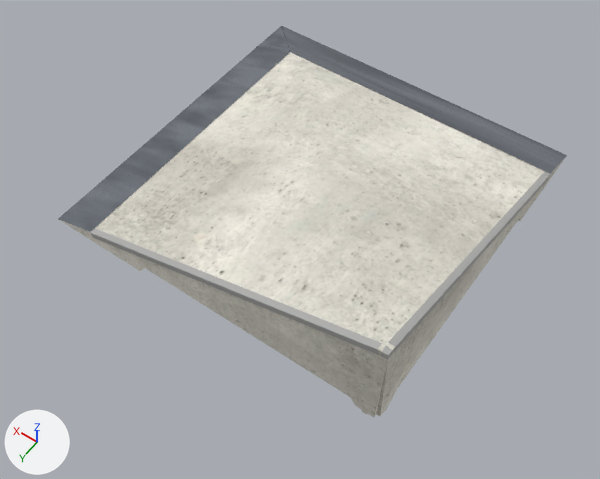
What one commit did to the glTF model public/katalog/modelle/hip-60l.gltf.
Rendered twice from a 50 mm camera at (-1.68, 2.54, 3.42) aimed at (-0.14, 0.39, 0.03). The axes (+X, +Y, +Z) are drawn at lower left. The lights are the same throughout. The picture after the commit comes second. Vertices at exactly the same position are counted once.

The first picture shows 'SK0636_HIP-60L.001'.
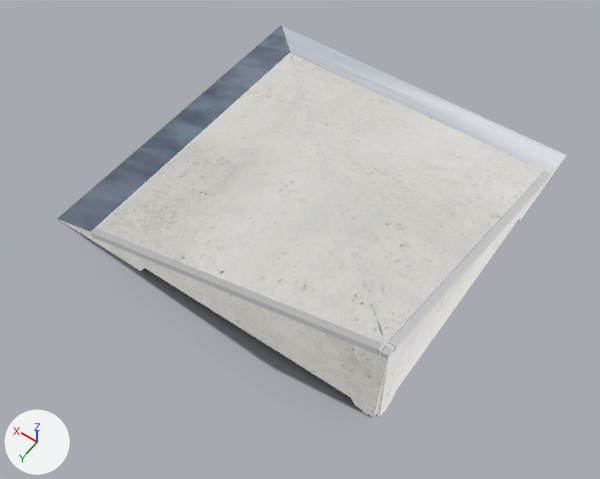
Edits to the scene script, one JSON object a line:
```json
{"op": "add", "block": "img_hip_60l_licht", "code": ["img_hip_60l_licht = load_image('hip-60l_licht', 'texturen/hip-60l_licht.jpg', 2048, 2048, 'sRGB')"]}
{"op": "add", "block": "img_hip_60l_schatten", "code": ["img_hip_60l_schatten = load_image('hip-60l_schatten', 'texturen/hip-60l_schatten.png', 374, 403, 'sRGB')"]}
{"op": "add", "block": "mat_kantenwinkel_web_008", "code": ["mat_kantenwinkel_web_008 = bpy.data.materials.new('Kantenwinkel_web.008')", "# uses the picture img_hip_60l_licht"]}
{"op": "add", "block": "mat_beton_web_029", "code": ["mat_beton_web_029 = bpy.data.materials.new('Beton_web.029')", "# uses the picture img_hip_60l_licht"]}
{"op": "add", "block": "mat_stahl_web_020", "code": ["mat_stahl_web_020 = bpy.data.materials.new('Stahl_web.020')", "# uses the picture img_hip_60l_licht"]}
{"op": "add", "block": "mat_schatten_027", "code": ["mat_schatten_027 = bpy.data.materials.new('Schatten.027')", "# uses the picture img_hip_60l_schatten"]}
{"block": "me_sk0636_hip_60l_001", "where": "me_sk0636_hip_60l_001.from_pydata(...)  # 114 vertices, 141 faces; spans x -1.0..1.0, y -1.0..1.0, z 0.0..0.58"}
{"block": "me_sk0636_hip_60l_001", "where": "# used by ob_sk0636_hip_60l_001; location = (0.0, 0.0, 0.0)"}
{"block": "me_sk0636_hip_60l_001", "change": "me_sk0636_hip_60l_001 part 1: 58 kept faces spanning x -1.0..1.0, y -1.0..1.0, z 0.0..0.58 get new texture (UV) coordinates"}
{"block": "me_sk0636_hip_60l_001", "change": "me_sk0636_hip_60l_001 part 2: 113 faces spanning x -1.0..1.0, y -1.0..1.0, z 0.0..0.58 switch from mat_beton_web_061 to mat_beton_web_029"}
{"block": "me_sk0636_hip_60l_001", "change": "me_sk0636_hip_60l_001 part 3: 12 faces spanning x -1.0..1.0, y -1.0..1.0, z 0.0..0.08 switch from mat_stahl_web_049 to mat_stahl_web_020"}
{"block": "me_sk0636_hip_60l_001", "change": "me_sk0636_hip_60l_001 part 4: 16 faces spanning x -1.0..0.74, y -0.74..1.0, z 0.05..0.58 switch from mat_kantenwinkel_web_036 to mat_kantenwinkel_web_008"}
{"op": "add", "block": "me_schatten", "code": ["me_schatten = bpy.data.meshes.new('Schatten')", "me_schatten.from_pydata(...)  # 4 vertices, 2 faces; spans x -1.02..1.03, y -1.03..1.19, z 0.0", "me_schatten.materials.append(mat_schatten_027)"]}
{"op": "add", "block": "ob_schatten", "code": ["ob_schatten = bpy.data.objects.new('Schatten', me_schatten)", "ob_schatten.location = (0.0, 0.0, 0.0)"]}
```

Changed parts and their boxes [x1, y1, x2, y2] in the pictures (600 x 479 px):
```json
{"object": "Schatten", "change": "added", "after": [58, 29, 519, 417]}
{"part": 1, "of": "me_sk0636_hip_60l_001", "change": "surface changed", "before": [61, 28, 564, 417], "after": [61, 28, 564, 417]}
{"part": 2, "of": "me_sk0636_hip_60l_001", "change": "recoloured", "before": [60, 52, 566, 417], "after": [60, 52, 566, 417]}
{"part": 3, "of": "me_sk0636_hip_60l_001", "change": "recoloured", "before": [58, 26, 567, 232], "after": [58, 26, 567, 232]}
{"part": 4, "of": "me_sk0636_hip_60l_001", "change": "recoloured", "before": [90, 172, 551, 360], "after": [90, 172, 551, 360]}
```
